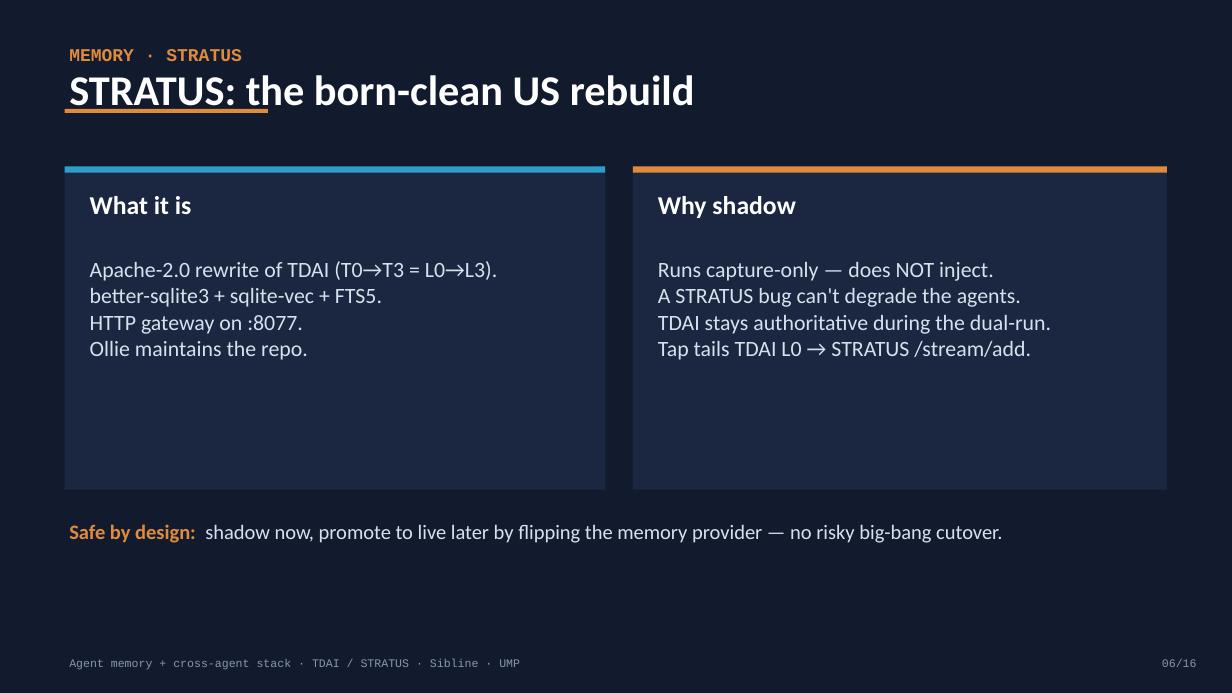
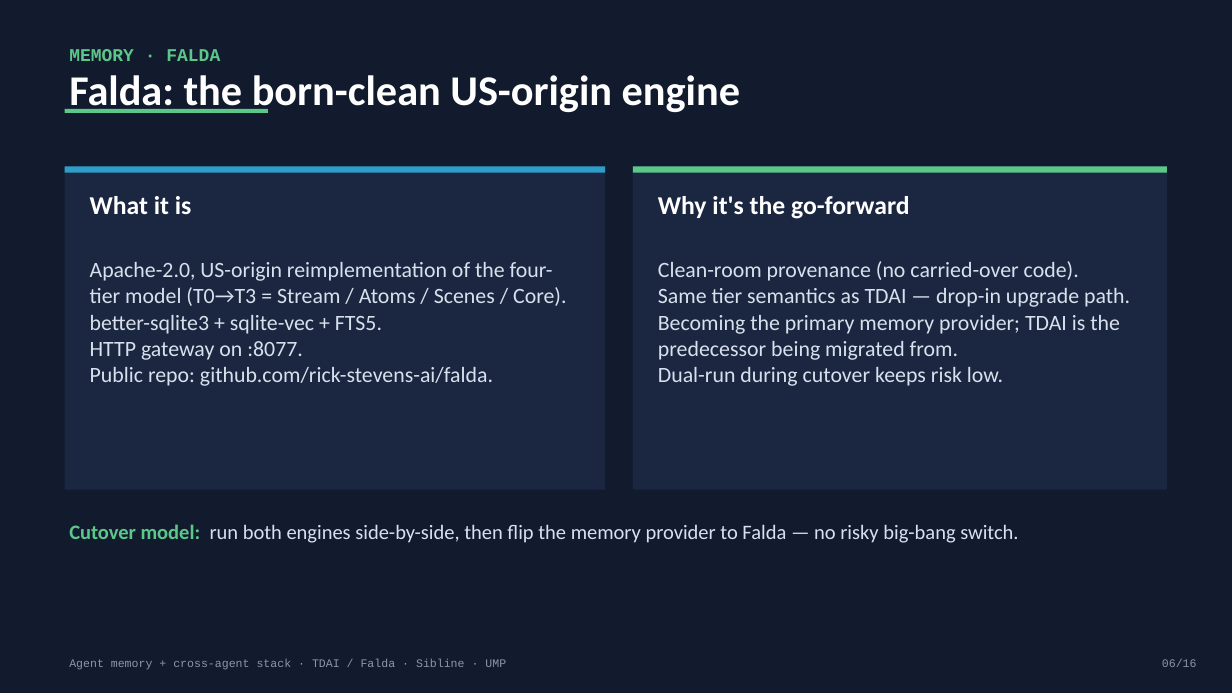
Before and after one commit to rick-stevens-ai/AGENT-MEMORY, a slide deck: slide 6 of decks/tdai-memory-system.pptx. Drawn at 1232x693 pixels with LibreOffice and Linux fonts; fonts in the diff are those of the drawing. Boxes give left, top, right and bottom in pixels: in the first picture for what was removed or moved away, otherwise in the second. Text is boxed around its words. In the diff, an @@ line names an element or a change of style, - is before the commit and + after.

Commit message:
Rename STRATUS -> Falda across whitepaper, READMEs, deck generator + deck
- Whitepaper 'TDAI, Falda, UMP'; repo URLs -> rick-stevens-ai/falda
- tdai/build_deck.py: Falda = go-forward primary, TDAI = predecessor
  being migrated from (drop 'shadow' framing); deck regenerated (16 slides)
- Old STRATUS decks archived under _archive/stratus-prerename-20260627/
- 0 stratus refs outside _archive

```diff
--- a/decks/tdai-memory-system.pptx
+++ b/decks/tdai-memory-system.pptx
@@ text at box(69, 49, 220, 61): text changed; text colour #E08A3C to #5BC88A @@
-MEMORY · STRATUS
+MEMORY · FALDA
@@ text at box(69, 75, 740, 113): text changed @@
-STRATUS: the born-clean US rebuild
+Falda: the born-clean US-origin engine
@@ rectangle at box(65, 109, 268, 113): fill #E08A3C to #5BC88A @@
@@ rectangle at box(633, 166, 1167, 173): fill #E08A3C to #5BC88A @@
@@ text at box(658, 196, 909, 219): text changed @@
-Why shadow
+Why it's the go-forward
@@ text at box(90, 262, 566, 386): text changed @@
-Apache-2.0 rewrite of TDAI (T0→T3 = L0→L3).
-better-sqlite3 + sqlite-vec + FTS5.
-HTTP gateway on :8077.
-Ollie maintains the repo.
+Apache-2.0, US-origin reimplementation of the four-tier model (T0→T3 = Stream / Atoms / Scenes / Core).
+better-sqlite3 + sqlite-vec + FTS5.
+HTTP gateway on :8077.
+Public repo: github.com/rick-stevens-ai/falda.
@@ text at box(658, 261, 1130, 386): text changed @@
-Runs capture-only — does NOT inject.
-A STRATUS bug can't degrade the agents.
-TDAI stays authoritative during the dual-run.
-Tap tails TDAI L0 → STRATUS /stream/add.
+Clean-room provenance (no carried-over code).
+Same tier semantics as TDAI — drop-in upgrade path.
+Becoming the primary memory provider; TDAI is the predecessor being migrated from.
+Dual-run during cutover keeps risk low.
@@ text at box(69, 524, 1018, 543): text changed @@
-Safe by design: shadow now, promote to live later by flipping the memory provider — no risky big-bang cutover.
+Cutover model: run both engines side-by-side, then flip the memory provider to Falda — no risky big-bang switch.
@@ text at box(69, 659, 506, 670): text changed @@
-Agent memory + cross-agent stack · TDAI / STRATUS · Sibline · UMP
+Agent memory + cross-agent stack · TDAI / Falda · Sibline · UMP
```
Also in this commit, not shown: 15 other slides changed, 13 other files.
